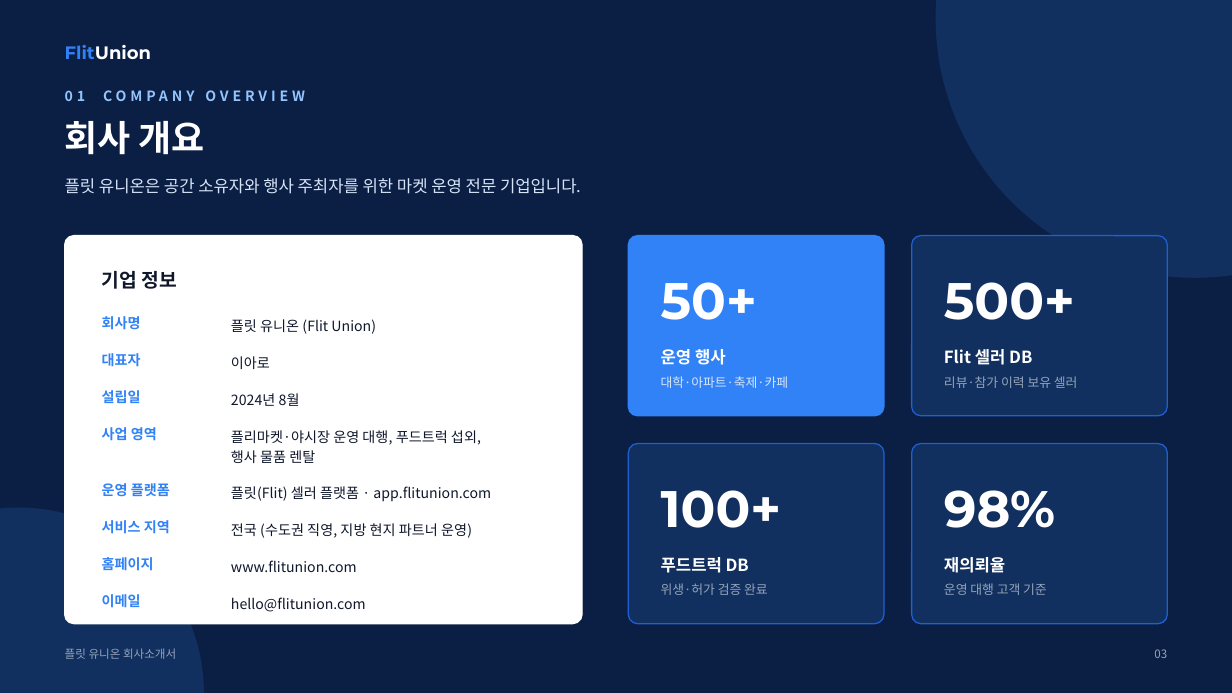
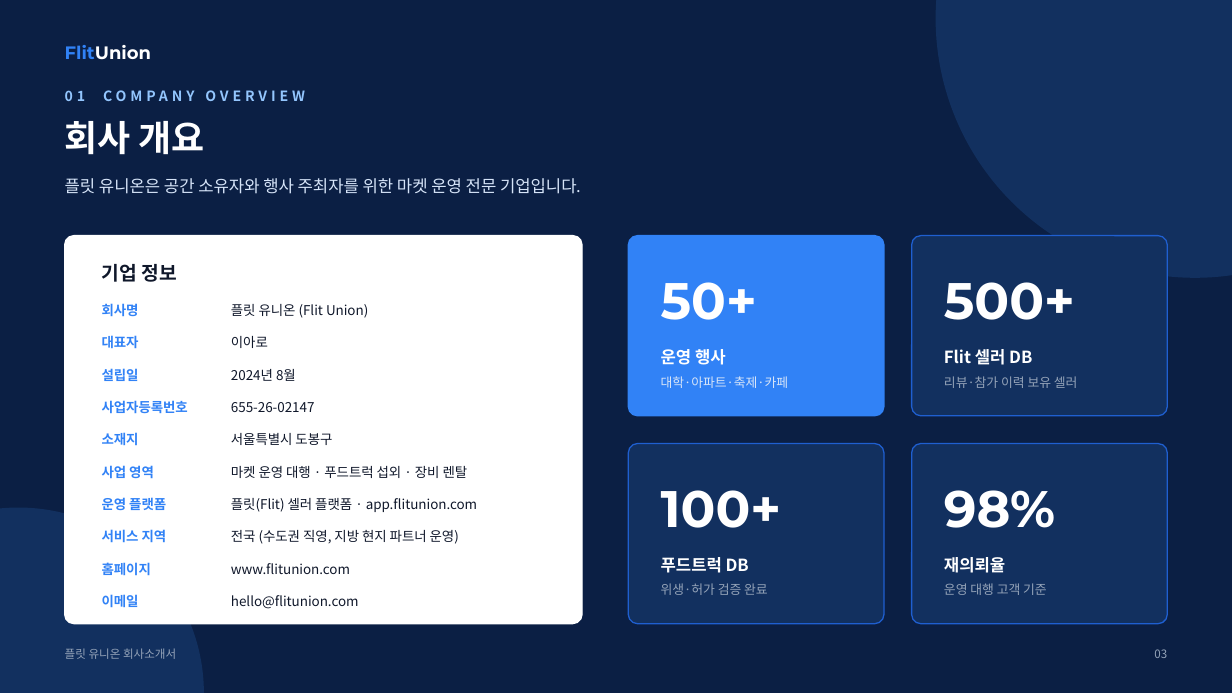
Before and after one commit to leearo9528-creator/Flitunion, a slide deck: slide 3 of docs/flitunion-company-profile.pptx. Drawn at 1232x693 pixels with LibreOffice and Linux fonts; fonts in the diff are those of the drawing. Boxes give left, top, right and bottom in pixels: in the first picture for what was removed or moved away, otherwise in the second. Text is boxed around its words. In the diff, an @@ line names an element or a change of style, - is before the commit and + after.

```diff
--- a/docs/flitunion-company-profile.pptx
+++ b/docs/flitunion-company-profile.pptx
@@ text "기업 정보": place and size @@
-text "기업 정보" at bbox=[102, 271, 176, 289]
+text "기업 정보" at bbox=[102, 264, 176, 282]
@@ text "회사명": place and size @@
-text "회사명" at bbox=[102, 316, 141, 330]
+text "회사명" at bbox=[102, 303, 139, 317]
@@ text "플릿 유니온 (Flit Union)": place and size @@
-text "플릿 유니온 (Flit Union)" at bbox=[231, 319, 376, 334]
+text "플릿 유니온 (Flit Union)" at bbox=[231, 304, 368, 318]
@@ text "대표자": place and size @@
-text "대표자" at bbox=[102, 353, 141, 367]
+text "대표자" at bbox=[102, 335, 139, 349]
@@ text "이아로": place and size @@
-text "이아로" at bbox=[231, 356, 270, 369]
+text "이아로" at bbox=[231, 336, 268, 348]
@@ text "설립일": place and size @@
-text "설립일" at bbox=[102, 390, 141, 403]
+text "설립일" at bbox=[102, 368, 139, 381]
@@ size 11 to 10.5 pt; line spacing 1.2 to 1 in 7 elements at bbox=[231, 595, 359, 609], bbox=[231, 563, 350, 574], bbox=[231, 530, 459, 544], bbox=[231, 304, 368, 318], bbox=[231, 498, 477, 512], bbox=[231, 336, 268, 348], bbox=[231, 369, 296, 381] @@
@@ text "2024년 8월": place and size @@
-text "2024년 8월" at bbox=[231, 393, 300, 406]
+text "2024년 8월" at bbox=[231, 369, 296, 381]
@@ text added at bbox=[102, 400, 188, 414], 10.5 pt, text #3182F6, bold @@
+사업자등록번호
@@ text added at bbox=[231, 402, 315, 412], 10.5 pt, text #0F172A @@
+655-26-02147
@@ text added at bbox=[102, 432, 139, 445], 10.5 pt, text #3182F6, bold @@
+소재지
@@ text added at bbox=[231, 433, 332, 445], 10.5 pt, text #0F172A @@
+서울특별시 도봉구
@@ size 11 to 10.5 pt in 8 elements at bbox=[102, 594, 139, 608], bbox=[102, 562, 151, 575], bbox=[102, 529, 167, 543], bbox=[102, 303, 139, 317], bbox=[102, 497, 166, 510], bbox=[102, 335, 139, 349], bbox=[102, 368, 139, 381], bbox=[102, 465, 154, 479] @@
@@ text "사업 영역": place and size @@
-text "사업 영역" at bbox=[102, 427, 157, 441]
+text "사업 영역" at bbox=[102, 465, 154, 479]
@@ text at bbox=[231, 466, 468, 478]: text changed; size 11 to 10.5 pt @@
-플리마켓·야시장 운영 대행, 푸드트럭 섭외,
-행사 물품 렌탈
+마켓 운영 대행 · 푸드트럭 섭외 · 장비 렌탈
@@ text "운영 플랫폼": place and size @@
-text "운영 플랫폼" at bbox=[102, 483, 170, 497]
+text "운영 플랫폼" at bbox=[102, 497, 166, 510]
@@ text "플릿(Flit) 셀러 플랫폼 · app.flitunion.com": place and size @@
-text "플릿(Flit) 셀러 플랫폼 · app.flitunion.com" at bbox=[231, 486, 491, 502]
+text "플릿(Flit) 셀러 플랫폼 · app.flitunion.com" at bbox=[231, 498, 477, 512]
@@ text "서비스 지역": place and size @@
-text "서비스 지역" at bbox=[102, 520, 170, 534]
+text "서비스 지역" at bbox=[102, 529, 167, 543]
@@ text "전국 (수도권 직영, 지방 현지 ...": place and size @@
-text "전국 (수도권 직영, 지방 현지 ..." at bbox=[231, 523, 472, 538]
+text "전국 (수도권 직영, 지방 현지 ..." at bbox=[231, 530, 459, 544]
```
Also in this commit, not shown: 2 other files.
